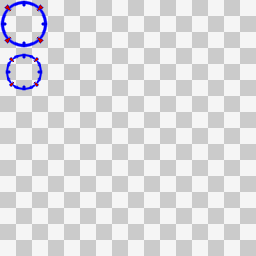
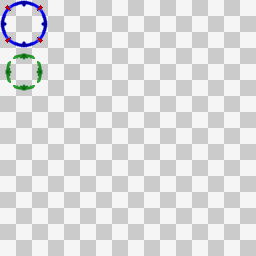
Two versions of the same layered image (256px x 256px). Layer-by-layer changes:
painted on "hover" over [5, 53, 43, 91]
painted on "halo" over [0, 0, 48, 48]
